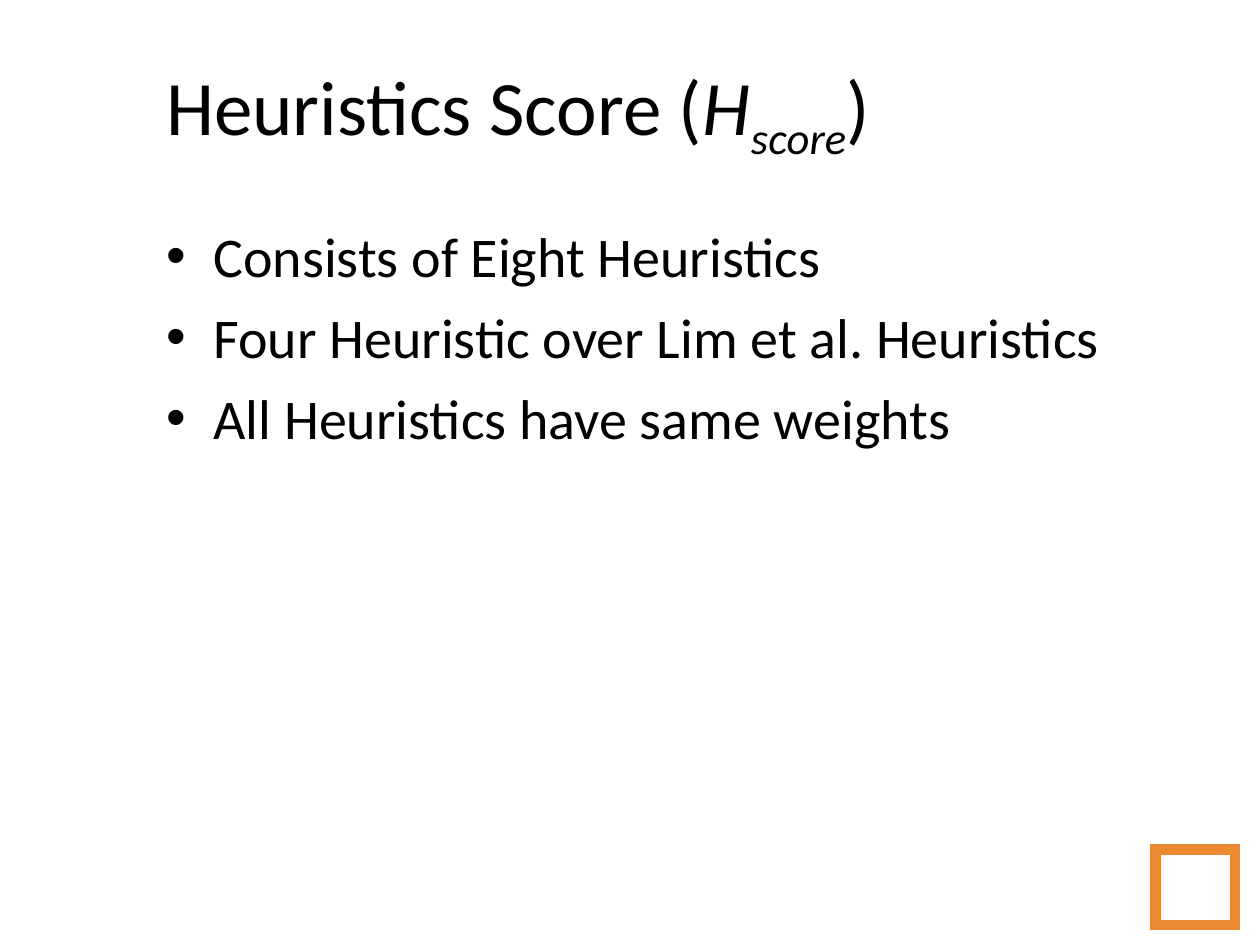
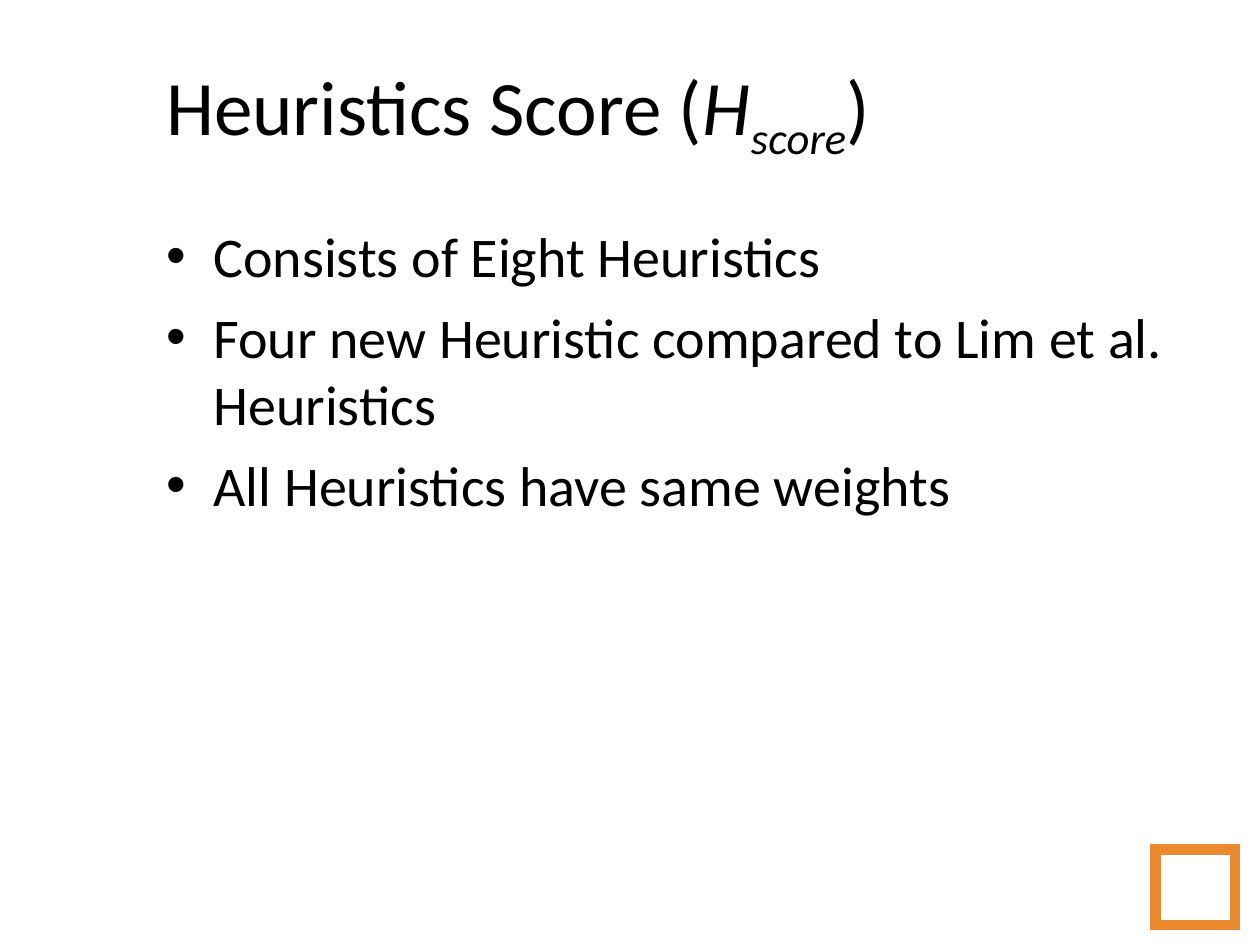
Before and after one commit to amidos2006/Automatic-Game-Script-Generation, a slide deck: slide 65 of Presentation/Automatic Game Script Generation - Short.ppt (slide 66 before the commit). Drawn at 1260x945 pixels with LibreOffice and Linux fonts; fonts in the diff are those of the drawing; background and template pictures are left out. Boxes give left, top, right and bottom in pixels: in the first picture for what was removed or moved away, otherwise in the second. Text is boxed around its words. In the diff, an @@ line names an element or a change of style, - is before the commit and + after.

```diff
--- a/Presentation/Automatic Game Script Generation - Short.ppt
+++ b/Presentation/Automatic Game Script Generation - Short.ppt
@@ text at <box>213,319,1162,426</box>: text changed @@
-• Four Heuristic over Lim et al. Heuristics
+• Four new Heuristic compared to Lim et al. Heuristics
```
Also in this commit, not shown: 7 other slides changed, 2 slides removed, 15 other files.
